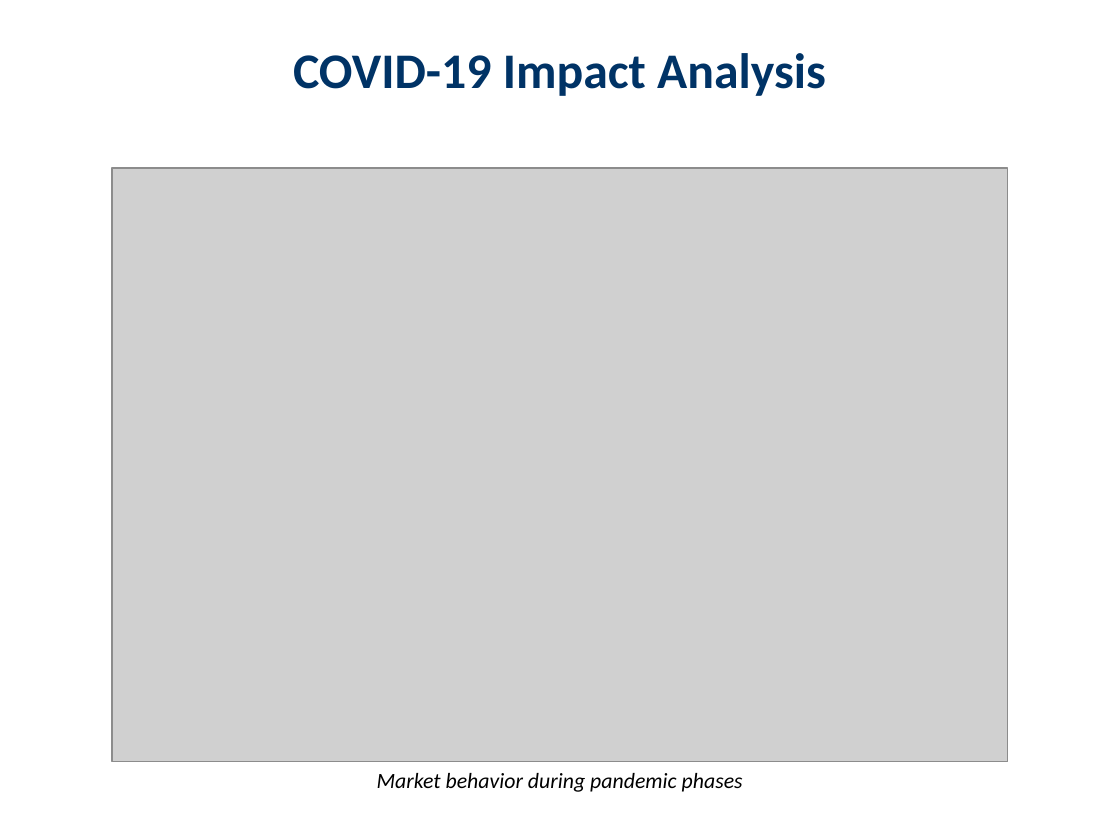
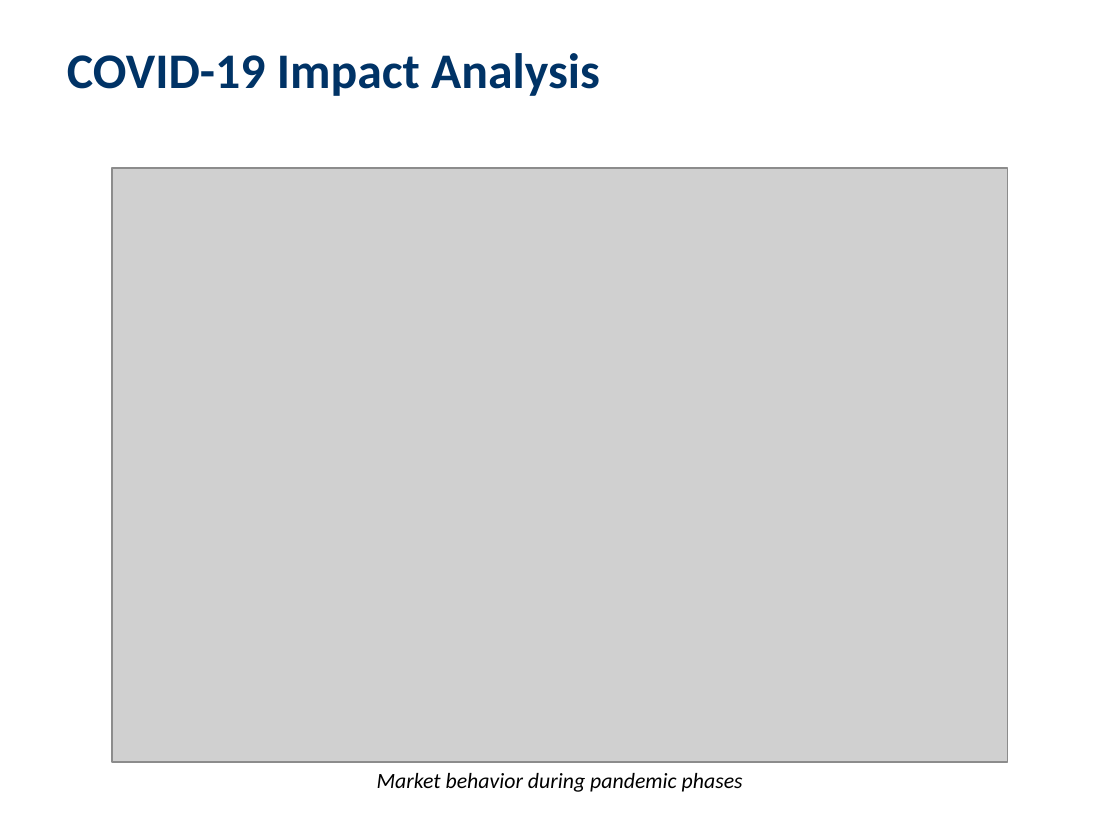
Before and after one commit to pablogrs/nifty_data, a slide deck: slide 10 of basic-navigation/Market_Analysis_Presentation.pptx. Drawn at 1120x840 pixels with LibreOffice and Linux fonts; fonts in the diff are those of the drawing; grey boxes stand for pictures. Boxes give left, top, right and bottom in pixels: in the first picture for what was removed or moved away, otherwise in the second. Text is boxed around its words. In the diff, an @@ line names an element or a change of style, - is before the commit and + after.

```diff
--- a/basic-navigation/Market_Analysis_Presentation.pptx
+++ b/basic-navigation/Market_Analysis_Presentation.pptx
@@ text "COVID-19 Impact Analysis": place and size @@
-text "COVID-19 Impact Analysis" at [293,53,826,96]
+text "COVID-19 Impact Analysis" at [67,53,600,96]
```
Also in this commit, not shown: 11 other slides changed, 1 slide added, 1 other file.
